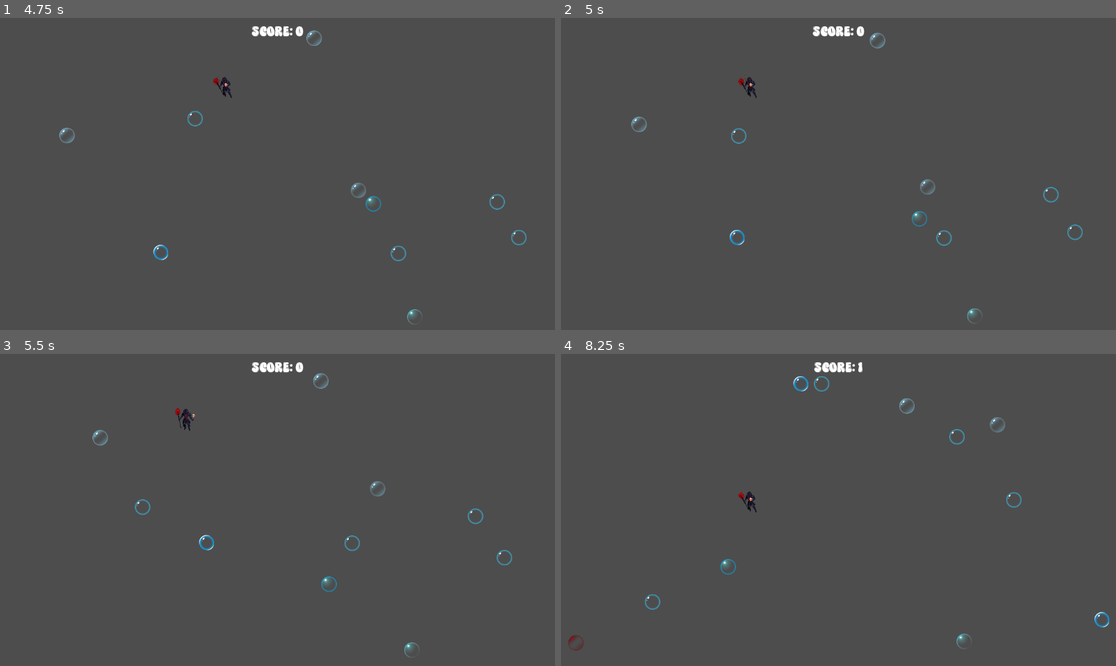
Above: before the commit, frames 1-4 (two rows, left to right).
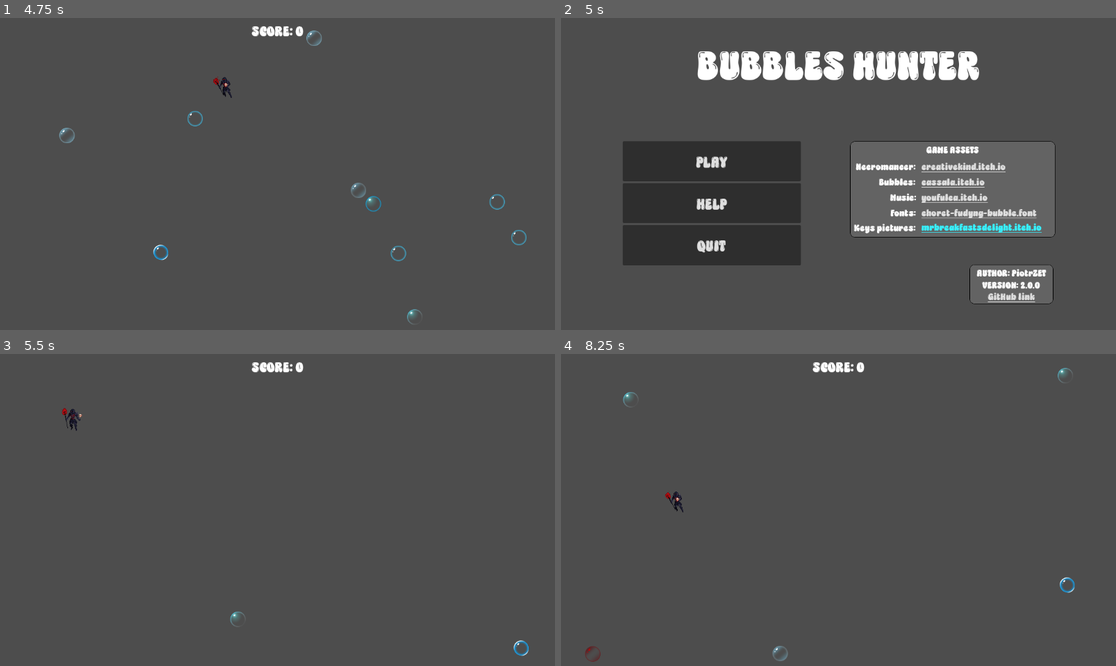
Above: after the commit, the same moments.

Repository: ZalewskiPiotr/Bubbles-Hunter-2
Game: Godot game, scene res://scenes/start_menu.tscn
The game is run twice, just before and just after one commit, with the same random seed, the same clock (stepped at 60 frames per second) and the same inputs. Sound files missing from this copy of the repository are replaced by a short silence.
Inputs (mouse positions are in pixels of both pictures, inside the frame that each line leads up to):
- Up to frame 1 (4.75 s): click "PLAY" at 0.5 s; move the mouse to (399, 158) at 1.27 s; hold Right (player_move_right) 1.28-2.03 s; move the mouse to (166, 189) at 2.02 s; hold Down (player_move_down) 2.03-2.78 s; move the mouse to (333, 105) at 2.77 s; hold Right (player_move_right) 2.78-3.53 s; move the mouse to (249, 236) at 3.52 s; hold Up (player_move_up) 3.53-4.28 s; move the mouse to (444, 220) at 4.27 s; hold Left (player_move_left) from 4.28 s (still down)
- Up to frame 2 (5 s): keep holding Left (player_move_left); tap Escape (ESC, bound only after the commit) at 4.9 s
- Up to frame 3 (5.5 s): release Left (player_move_left) at 5 s; click (149, 497) at 5 s, where only the run after the commit has a clickable "PLAY"
- Up to frame 4 (8.25 s): move the mouse to (672, 463) at 5.77 s; hold Left (player_move_left) 5.78-6.53 s; move the mouse to (866, 510) at 6.52 s; hold Down (player_move_down) 6.53-7.28 s; move the mouse to (755, 432) at 7.27 s; hold Right (player_move_right) 7.28-8.03 s; move the mouse to (960, 494) at 8.02 s; hold Up (player_move_up) from 8.03 s (still down)

Frame 1 is identical in both runs. In frame 2, 20% of the frame differs, in the area x 11-94%, y 2-98%; in frame 3, 0.8%; in frame 4, 1.1%.

Commit message:
Dodanie obsługi klawisza ESC
Dodano możliwość opuszczenia gry w dowolnym momencie poprzez wciśnięcie klawisza ESC.
Dodano także odpowiednią informację do ekranu HELP

Diff:
--- a/project.godot
+++ b/project.godot
@@ -50,6 +50,11 @@
 , Object(InputEventKey,"resource_local_to_scene":false,"resource_name":"","device":-1,"window_id":0,"alt_pressed":false,"shift_pressed":false,"ctrl_pressed":false,"meta_pressed":false,"pressed":false,"keycode":0,"physical_keycode":83,"key_label":0,"unicode":115,"echo":false,"script":null)
 ]
 }
+ESC={
+"deadzone": 0.5,
+"events": [Object(InputEventKey,"resource_local_to_scene":false,"resource_name":"","device":-1,"window_id":0,"alt_pressed":false,"shift_pressed":false,"ctrl_pressed":false,"meta_pressed":false,"pressed":false,"keycode":0,"physical_keycode":4194305,"key_label":0,"unicode":0,"echo":false,"script":null)
+]
+}
 
 [layer_names]
 
--- a/scenes/help_menu.tscn
+++ b/scenes/help_menu.tscn
@@ -213,4 +213,32 @@
 offset_bottom = 209.0
 text = "Score bubbles:"
 
+[node name="PanelKeys" type="Panel" parent="."]
+layout_mode = 0
+offset_left = 192.0
+offset_top = 232.0
+offset_right = 484.0
+offset_bottom = 376.0
+theme = ExtResource("2_831j3")
+
+[node name="Label" type="Label" parent="PanelKeys"]
+layout_mode = 1
+anchors_preset = 5
+anchor_left = 0.5
+anchor_right = 0.5
+offset_left = -21.0
+offset_right = 21.0
+offset_bottom = 33.0
+grow_horizontal = 2
+theme_override_font_sizes/font_size = 30
+text = "KEYS"
+
+[node name="Label2" type="Label" parent="PanelKeys"]
+layout_mode = 0
+offset_left = 8.0
+offset_top = 40.0
+offset_right = 213.0
+offset_bottom = 73.0
+text = "ESC - quit to main menu"
+
 [connection signal="pressed" from="Button" to="." method="_on_button_pressed"]
--- a/scripts/main_node.gd
+++ b/scripts/main_node.gd
@@ -23,6 +23,14 @@
 	GameEvents.JustBeforeGameOver.connect(just_before_game_over)
 	randomize() # Będziemy trochę losować, więc trzeba odpalić funkcję
 	create_some_score_bubbles()
+
+## Łapanie akcji użytkownika
+##
+## Funkcja przechwytuje akcje użytkownika w GUI i na nie reaguje. Obecnie na wciśnięcie
+## klawisza 'ESC' funkcja przełącza grę do ekranu startowego
+func _input(event):
+	if event.is_action_pressed("ESC"):
+		_switch_to_main_menu()
 #endregion
 
 
@@ -62,16 +70,7 @@
 ## Funkcja zarządza tym co się stanie jak gracz zsotanie trafiony przez bańkę killera. Obecnie
 ## takie zdarzenie kończy grę
 func killer_bubble_hit_player():
-	# Próbowałem na różne sposoby. Finalnie trzeba będzie dodać jakiś message na nulla. Można
-	# też przejść na ręczne zmienianie scen lub ładowanie node jako instancji ale wtedy trzeba
-	# przebudować wszystko bo stronę menu mamy kilka razy na ekranie. Można też zmienić podejście
-	# w programie na ukrywanie obiektów na jednej scenie a menu zrobić jako canvaslayer
-	var tree : SceneTree = get_tree()
-	if tree == null:
-		print("ERROR: obiekt SceneTree jest null w czasie zmiany sceny. Źródło 'main_node -> /
-				killer_bubble_hit_player")
-	else:
-		get_tree().change_scene_to_packed(_start_scene)
+	_switch_to_main_menu()
 
 
 ## Porządki przed wyświetleniem planszy startowej
@@ -83,4 +82,20 @@
 	get_tree().call_group("Bubbles", "queue_free")
 	_timer_bubble_generator.stop()
 	_hud.show_final_score()
+
+
+## Przełączenie gry do głównego menu
+##
+## Funkcja przełącza grę do głównego menu.
+func _switch_to_main_menu():
+	# Próbowałem na różne sposoby. Finalnie trzeba będzie dodać jakiś message na nulla. Można
+	# też przejść na ręczne zmienianie scen lub ładowanie node jako instancji ale wtedy trzeba
+	# przebudować wszystko bo stronę menu mamy kilka razy na ekranie. Można też zmienić podejście
+	# w programie na ukrywanie obiektów na jednej scenie a menu zrobić jako canvaslayer
+	var tree : SceneTree = get_tree()
+	if tree == null:
+		print("ERROR: obiekt SceneTree jest null w czasie zmiany sceny. Źródło 'main_node -> /
+				killer_bubble_hit_player")
+	else:
+		get_tree().change_scene_to_packed(_start_scene)
 #endregion
